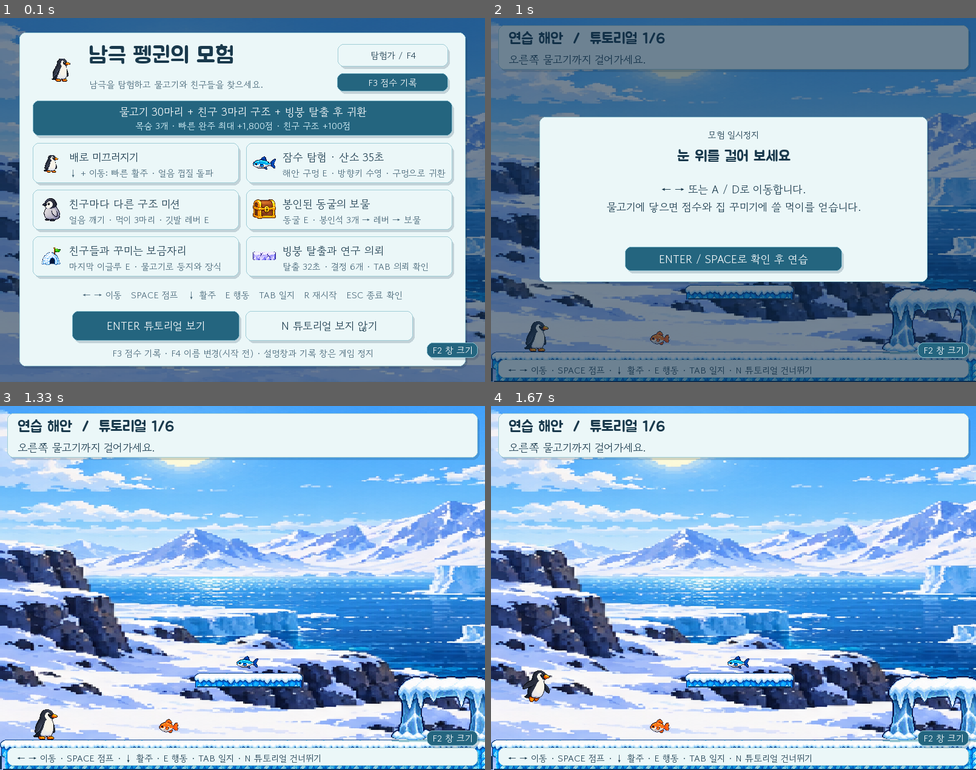
Above: before the commit, frames 1-4 (two rows, left to right).
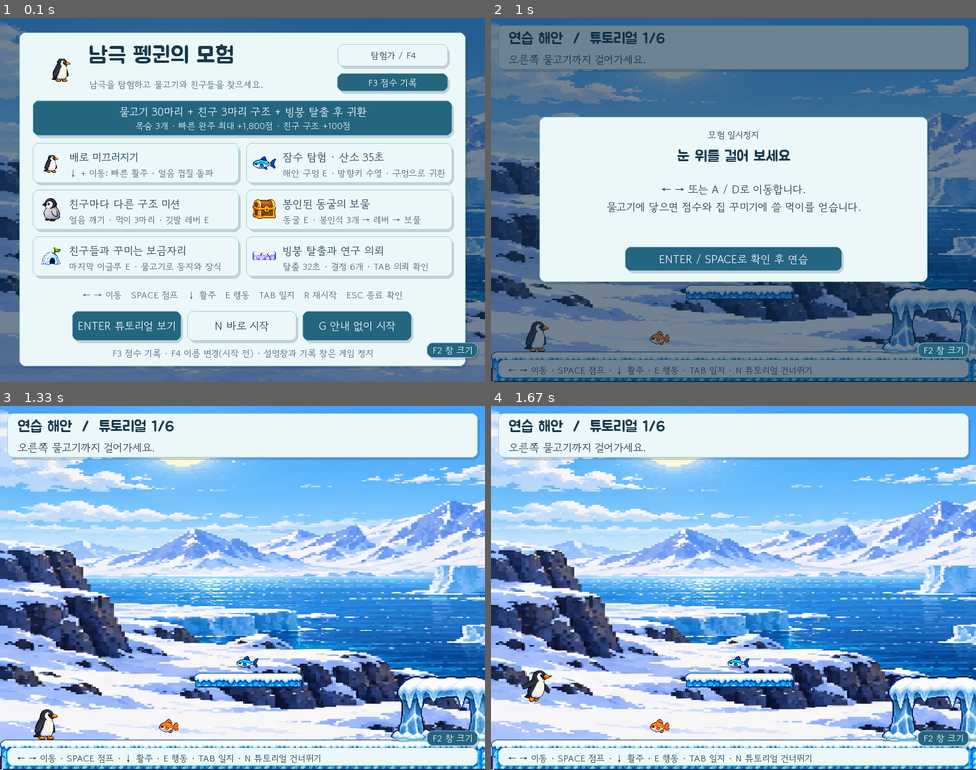
Above: after the commit, the same moments.

Repository: CJE-cpu/penguingame
Game: pygame game, started from pygame/main.py
Same seed, same stepped clock (60 frames per second), same inputs: the game is played once before the commit and once after it.
Inputs:
- Up to frame 1 (0.1 s): no input
- Up to frame 2 (1 s): hold Right 0.33-0.8 s; tap T at 0.88 s
- Up to frame 3 (1.33 s): tap Enter at 1.22 s
- Up to frame 4 (1.67 s): tap Space at 1.55 s

The runs differ from the first frame. In frame 1, 3.2% of the frame differs, in the area x 16-86%, y 80-90%; in frame 2, nothing differs; in frame 3, nothing differs; in frame 4, nothing differs.

Commit message:
Add a start mode without guidance popups

Diff:
--- a/pygame/main.py
+++ b/pygame/main.py
@@ -236,15 +236,16 @@
         self.max_score += 300 + 2*(30+50) + TIME_BONUS_MAX # Caverns, guardians and time bonus.
         self.arrange_potions(placements)
 
-    def start(self, practice=True):
+    def start(self, practice=True, guidance=True):
         self.progress.clear()
         self.started = True
-        self.coach.enabled = True
+        self.coach.enabled = practice or guidance
         if practice:
             self.tutorial = TutorialStage(self)
         else:
             self.region_banner = 2.4
-            self.coach.explain('move')
+            if guidance:
+                self.coach.explain('move')
 
     def continue_adventure(self):
         if not self.progress.available:
@@ -318,6 +319,8 @@
                 self.start(True)
             elif key == pg.K_n:
                 self.start(False)
+            elif key == pg.K_g:
+                self.start(False, False)
             return False
         if key == pg.K_n and self.tutorial:
             self.finish_tutorial()
@@ -398,6 +401,8 @@
                     self.start(True)
                 elif action == 'skip':
                     self.start(False)
+                elif action == 'quiet':
+                    self.start(False, False)
                 elif action == 'continue':
                     self.continue_adventure()
                 return
--- a/pygame/test_game.py
+++ b/pygame/test_game.py
@@ -969,21 +969,30 @@
         self.assertFalse(any(j['found'] for j in g.content.journals))
         self.assertEqual(g.player.topleft,(55,498))
 
-    def test_intro_offers_keyboard_and_mouse_tutorial_skip(self):
+    def test_intro_offers_guided_and_quiet_starts(self):
         g = self.game
         g.reset()
         choices = g.ui.intro_buttons(g)
         self.assertEqual([action for action, _rect, _label in choices],
-                         ['tutorial', 'skip'])
-        self.assertIn('튜토리얼 보지 않기', choices[1][2])
+                         ['tutorial', 'skip', 'quiet'])
         g.handle_click(choices[1][1].center)
         self.assertTrue(g.started)
         self.assertIsNone(g.tutorial)
         self.assertIsNotNone(g.coach.modal)
         g.reset()
-        g.handle_key(pg.K_n)
+        quiet = g.ui.intro_buttons(g)[2]
+        self.assertIn('안내 없이 시작', quiet[2])
+        g.handle_click(quiet[1].center)
         self.assertTrue(g.started)
         self.assertIsNone(g.tutorial)
+        self.assertFalse(g.coach.enabled)
+        self.assertIsNone(g.coach.modal)
+        self.assertFalse(g.coach.explain('move'))
+        g.reset()
+        g.handle_key(pg.K_g)
+        self.assertTrue(g.started)
+        self.assertFalse(g.coach.enabled)
+        self.assertIsNone(g.coach.modal)
 
     def test_rescue_quests_sliding_and_feed(self):
         g = self.game
--- a/pygame/ui.py
+++ b/pygame/ui.py
@@ -184,7 +184,8 @@
 
     def intro_buttons(self, game):
         choices = [('tutorial', 'ENTER 튜토리얼 보기'),
-                   ('skip', 'N 튜토리얼 보지 않기')]
+                   ('skip', 'N 바로 시작'),
+                   ('quiet', 'G 안내 없이 시작')]
         if game.progress.available:
             choices.append(('continue', 'C 이어하기'))
         gap = 10
Not shown, changed: README.md
Not shown, changed: pygame/AntarcticPenguin.exe
Not shown, changed: pygame/GUIDE.md
